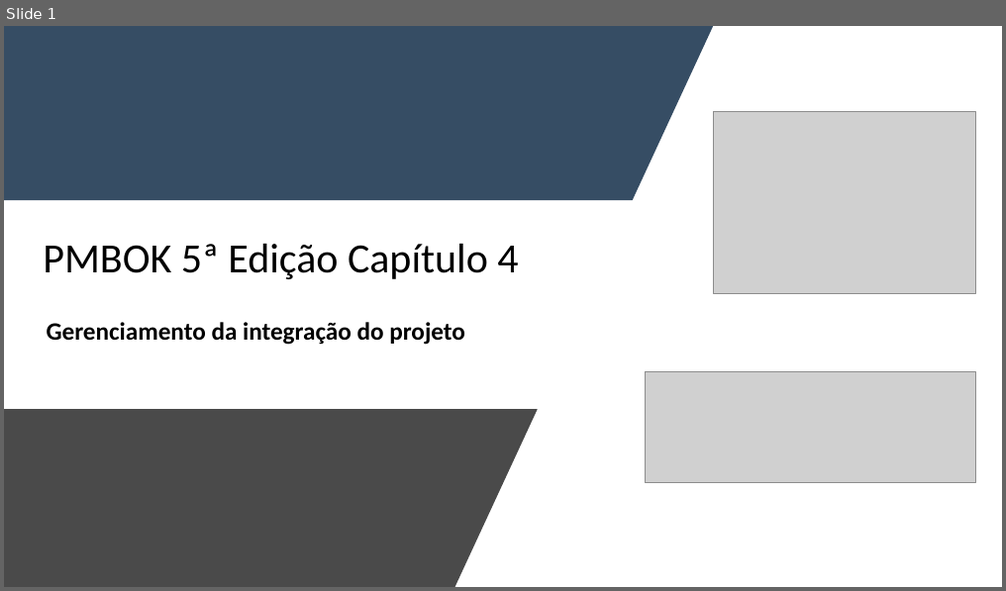
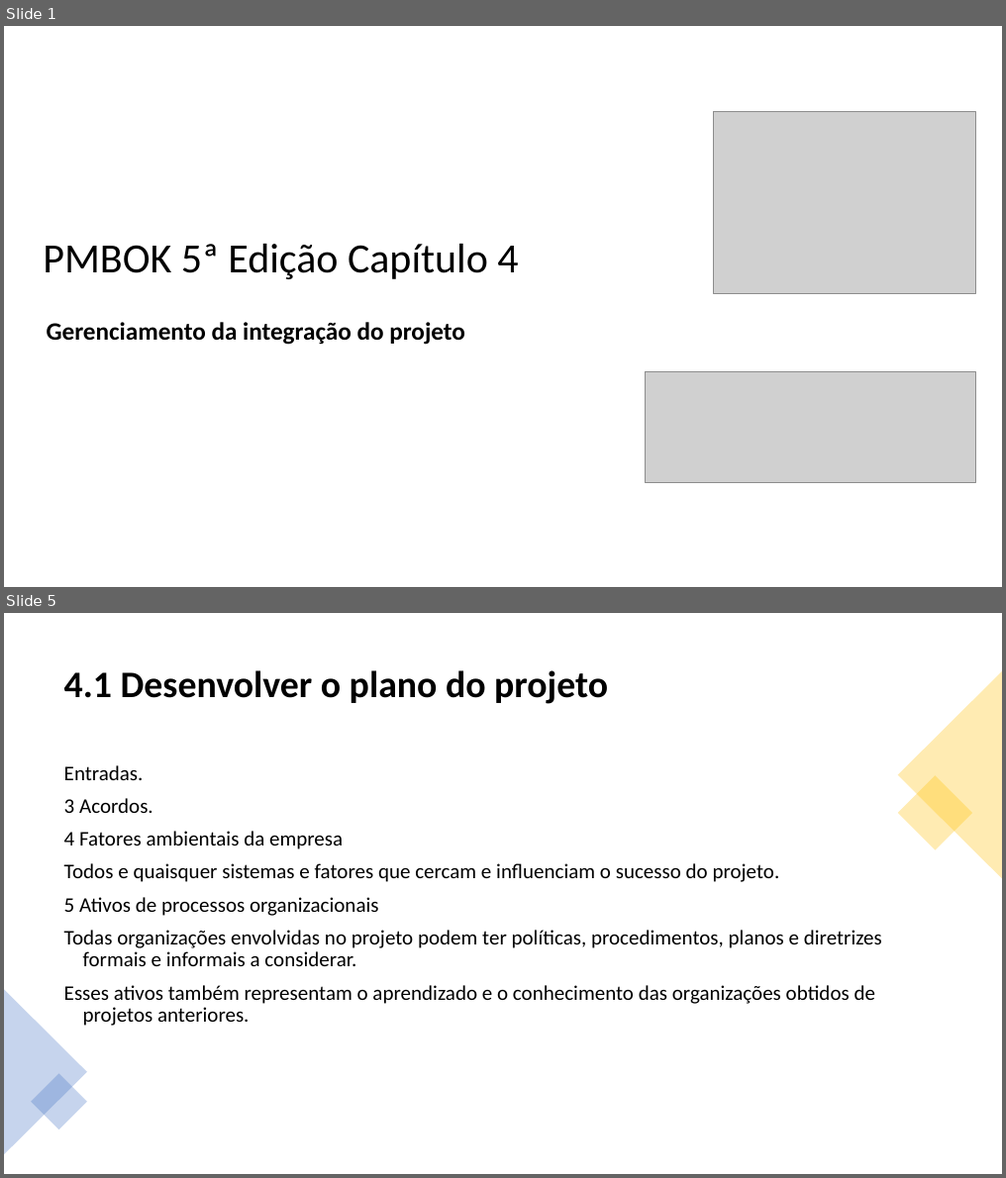
Before and after one commit to jharbes/ADMINISTRACAO-DE-REDES, a slide deck: RELATORIO PROVA P2/relatorio-pmbok-capitulo4-jharbes.pptx. Shown one above the other, each under a label of ours: slide 1 before the commit, slides 1 and 5 after it; the slides between them are not shown. The pictures are 1006x591 and 1006x1178 pixels, drawn with LibreOffice and Linux fonts; fonts in the diff are those of the drawing; grey boxes stand for pictures. Boxes give left, top, right and bottom in pixels: in the first picture for what was removed or moved away, otherwise in the second. Text is boxed around its words. In the diff, an @@ line names an element or a change of style, - is before the commit and + after.

```diff
--- a/RELATORIO PROVA P2/relatorio-pmbok-capitulo4-jharbes.pptx
+++ b/RELATORIO PROVA P2/relatorio-pmbok-capitulo4-jharbes.pptx
@@ slide 5 added at [4, 613, 1002, 1174], background #FFFFFF @@
@@ title added at [64, 670, 608, 704], 36 pt, text #000000, bold @@
+4.1 Desenvolver o plano do projeto
@@ triangle added at [898, 671, 1002, 878], fill #FFC000 at 30% opacity @@
@@ text added at [64, 765, 882, 1026], 20 pt, text #000000 @@
+Entradas.
+3 Acordos.
+4 Fatores ambientais da empresa
+Todos e quaisquer sistemas e fatores que cercam e influenciam o sucesso do projeto.
+5 Ativos de processos organizacionais
+Todas organizações envolvidas no projeto podem ter políticas, procedimentos, planos e diretrizes formais e informais a considerar.
+Esses ativos também representam o aprendizado e o conhecimento das organizações obtidos de projetos anteriores.
@@ rectangle added at [898, 775, 973, 851], fill #FFC000 at 30% opacity @@
@@ triangle added at [4, 989, 87, 1155], fill #4472C4 at 30% opacity @@
@@ rectangle added at [31, 1073, 87, 1130], fill #4472C4 at 30% opacity @@
@@ slide 1 changed as well @@
@@ freeform shape removed at [4, 26, 713, 200] @@
@@ freeform shape removed at [4, 409, 538, 587] @@
```
Also in this commit, not shown: 4 other slides added, 1 other file.
